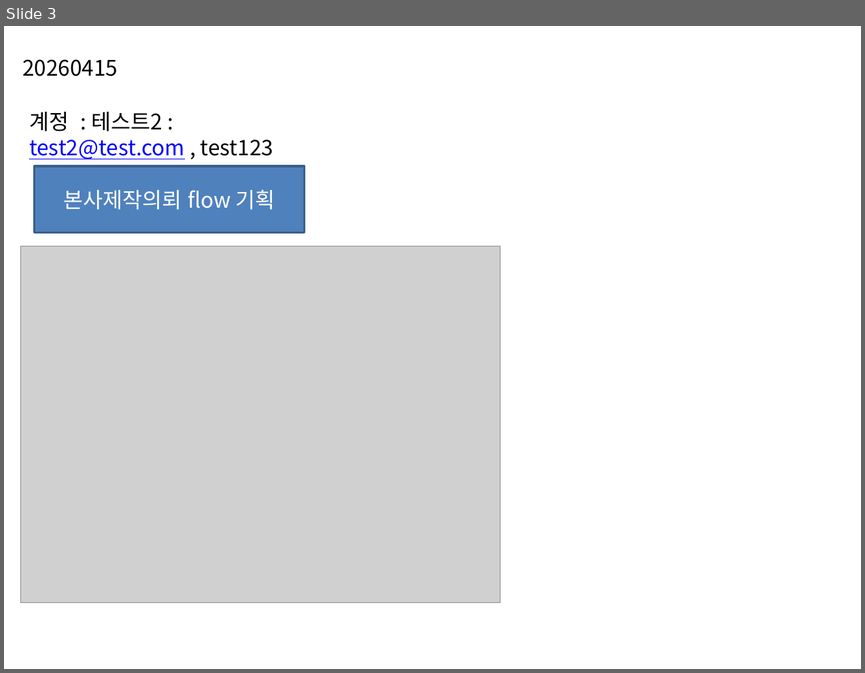
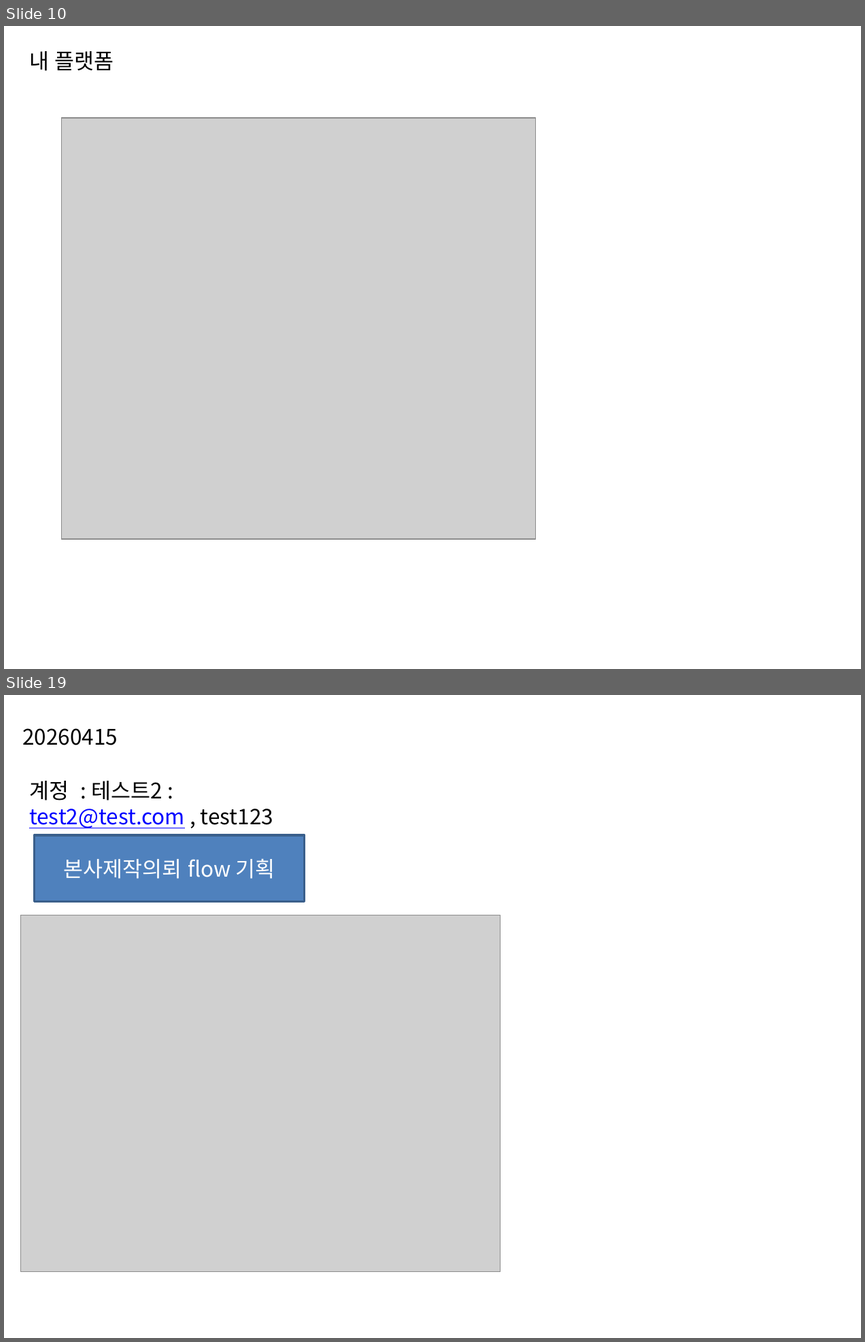
Before and after one commit to oksusoo1/homepageDev, a slide deck: My-plaform.pptx. Shown one above the other, each under a label of ours: slide 3 before the commit, slides 10 and 19 after it; the slides between them are not shown. The pictures are 865x673 and 865x1342 pixels, drawn with LibreOffice and Linux fonts; fonts in the diff are those of the drawing; grey boxes stand for pictures. Boxes give left, top, right and bottom in pixels: in the first picture for what was removed or moved away, otherwise in the second. Text is boxed around its words. In the diff, an @@ line names an element or a change of style, - is before the commit and + after.

```diff
--- a/My-plaform.pptx
+++ b/My-plaform.pptx
@@ slide 10 added at [4, 26, 861, 669], background #FFFFFF @@
@@ text added at [29, 51, 114, 71], 18 pt, text #000000 @@
+내 플랫폼
@@ picture added at [61, 118, 535, 538] @@
@@ what was slide 3 is now slide 19 @@
```
Also in this commit, not shown: 15 other slides added, 8 other files.
